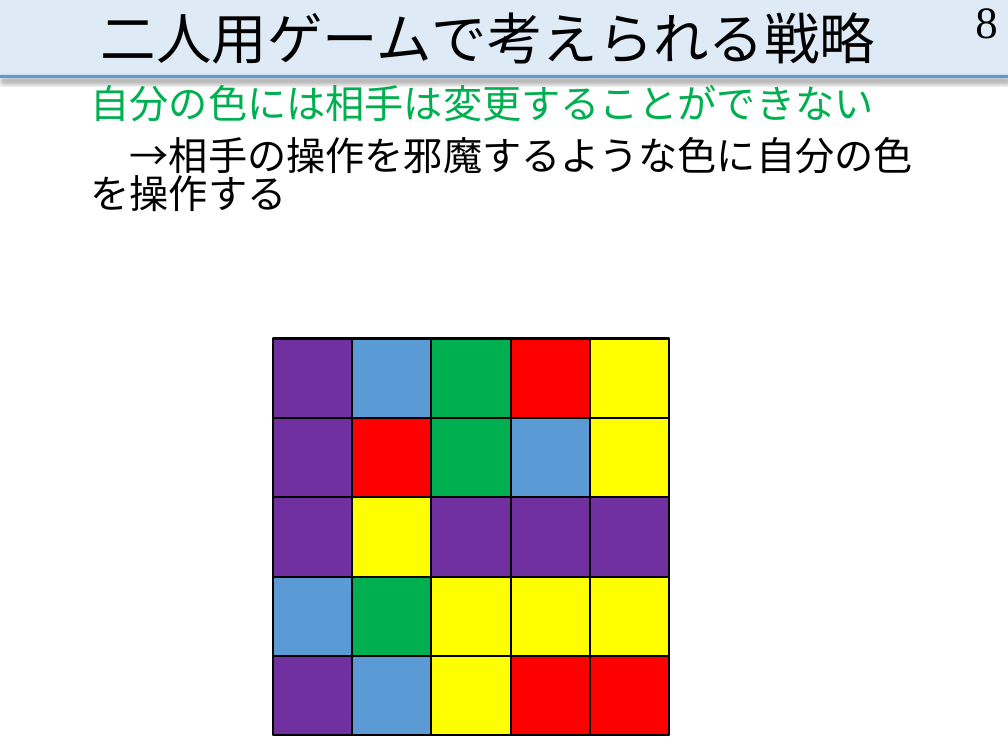
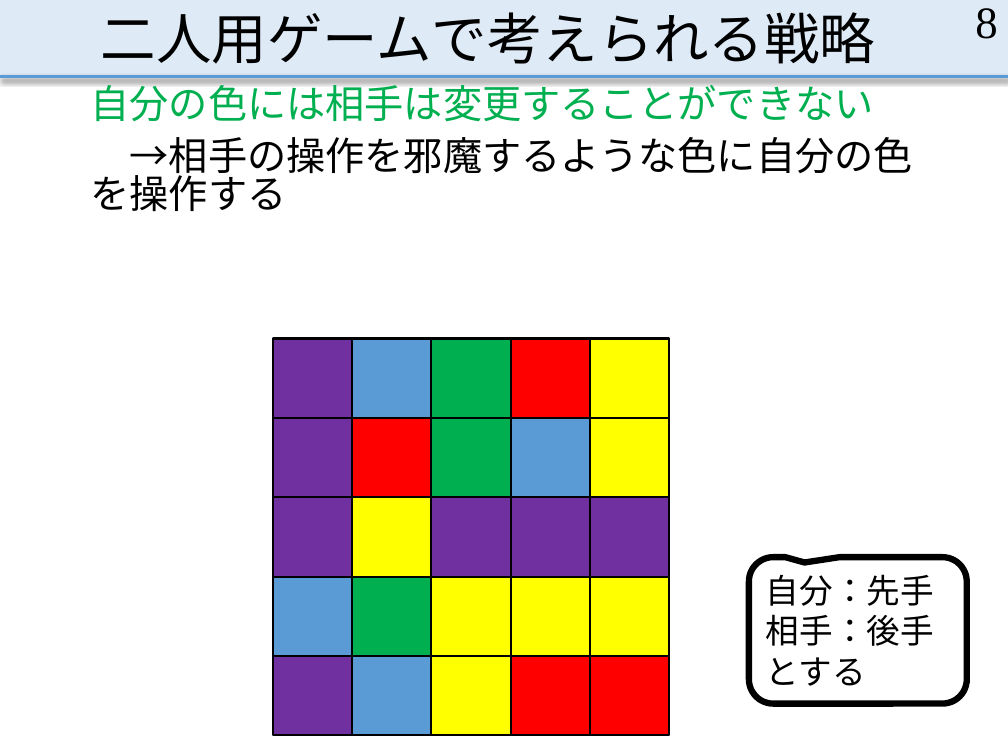
Before and after one commit to MasayaOda/SR, a slide deck: slide 8 of 中間発表.pptx. Drawn at 1008x756 pixels with LibreOffice and Linux fonts; fonts in the diff are those of the drawing. Boxes give left, top, right and bottom in pixels: in the first picture for what was removed or moved away, otherwise in the second. Text is boxed around its words. In the diff, an @@ line names an element or a change of style, - is before the commit and + after.

```diff
--- a/中間発表.pptx
+++ b/中間発表.pptx
@@ rounded speech box added at bbox=[749, 557, 967, 704], outline #000000 4.5 pt, 24 pt, text #000000 @@
+自分：先手
+相手：後手
+とする
```
Also in this commit, not shown: 8 other slides changed, 3 slides added.
